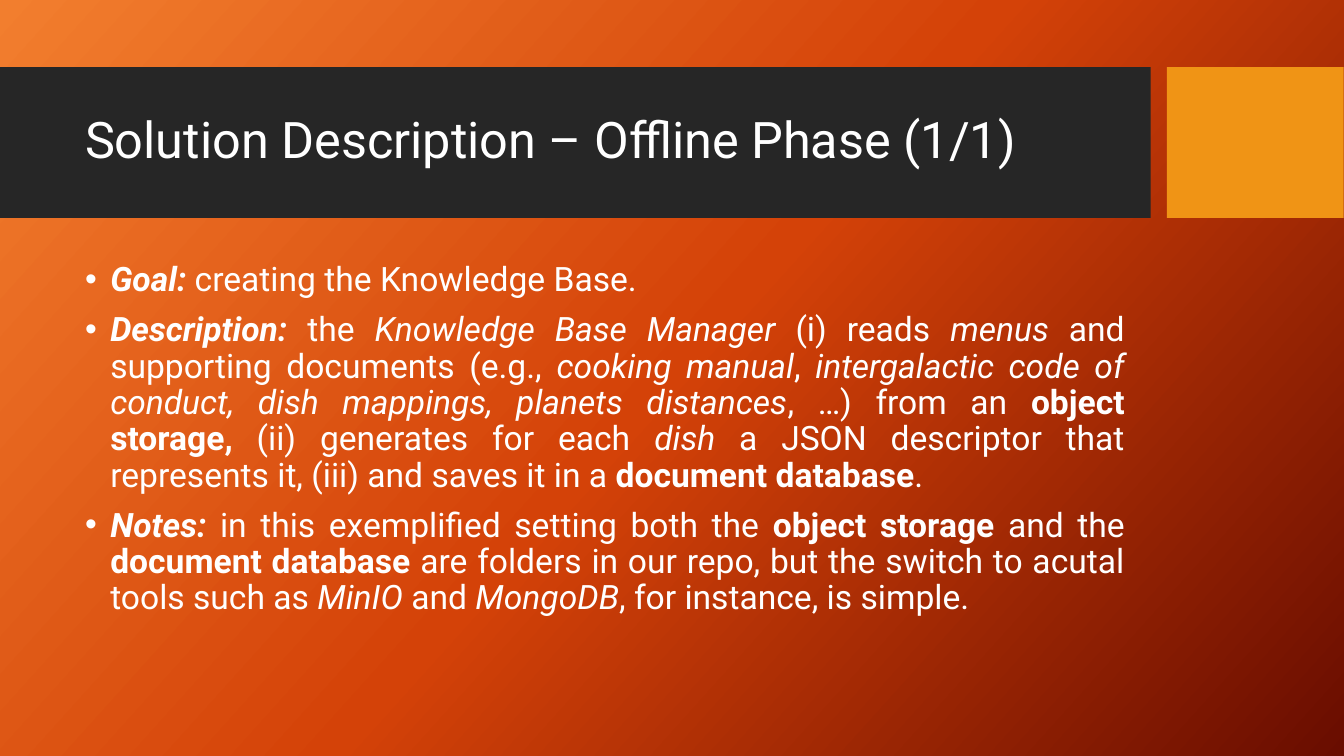
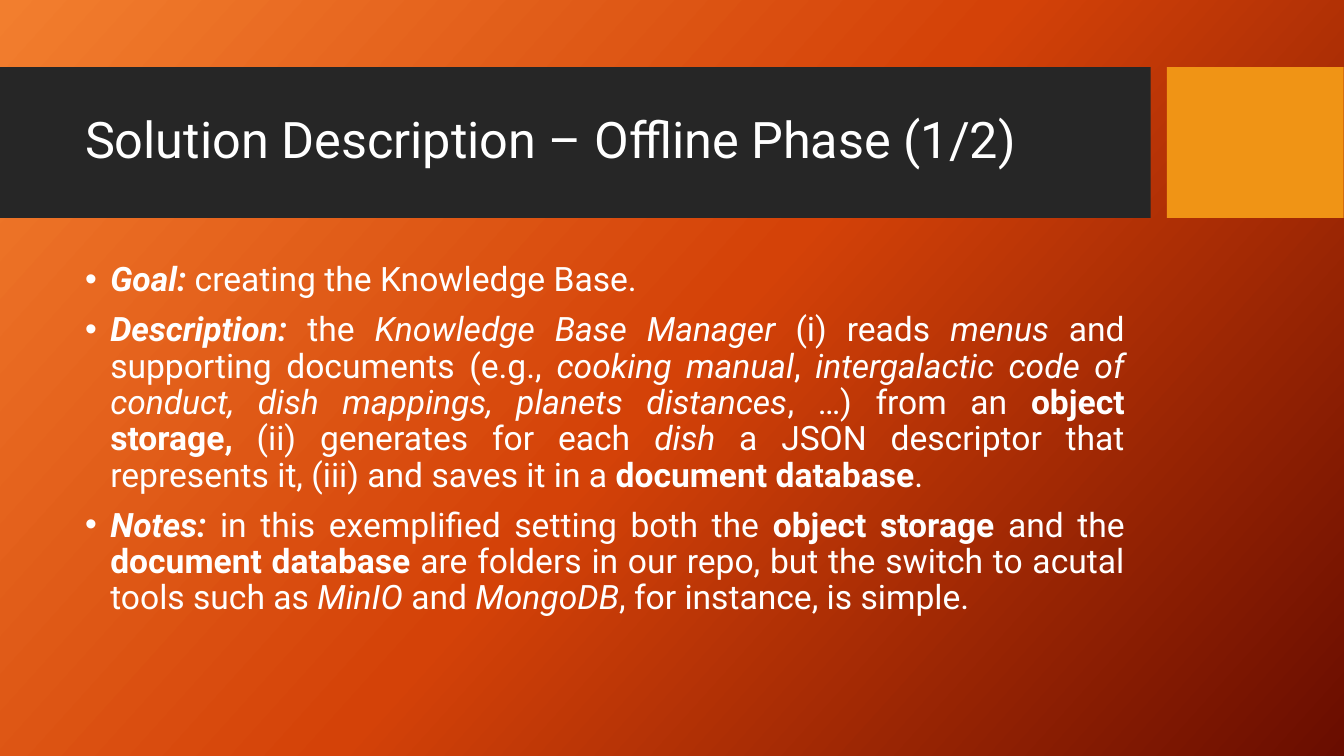
Before and after one commit to PaoloScarponi/hackapizza, a slide deck: slide 6 of docs/Hackapizza 2025 - Team LSF.pptx. Drawn at 1344x756 pixels with LibreOffice and Linux fonts; fonts in the diff are those of the drawing; background and template pictures are left out. Boxes give left, top, right and bottom in pixels: in the first picture for what was removed or moved away, otherwise in the second. Text is boxed around its words. In the diff, an @@ line names an element or a change of style, - is before the commit and + after.

```diff
--- a/docs/Hackapizza 2025 - Team LSF.pptx
+++ b/docs/Hackapizza 2025 - Team LSF.pptx
@@ title at (x1=85, y1=118, x2=1015, y2=170): text changed @@
-Solution Description – Offline Phase (1/1)
+Solution Description – Offline Phase (1/2)
```
Also in this commit, not shown: 4 other slides changed, 3 slides added, 2 other files.
